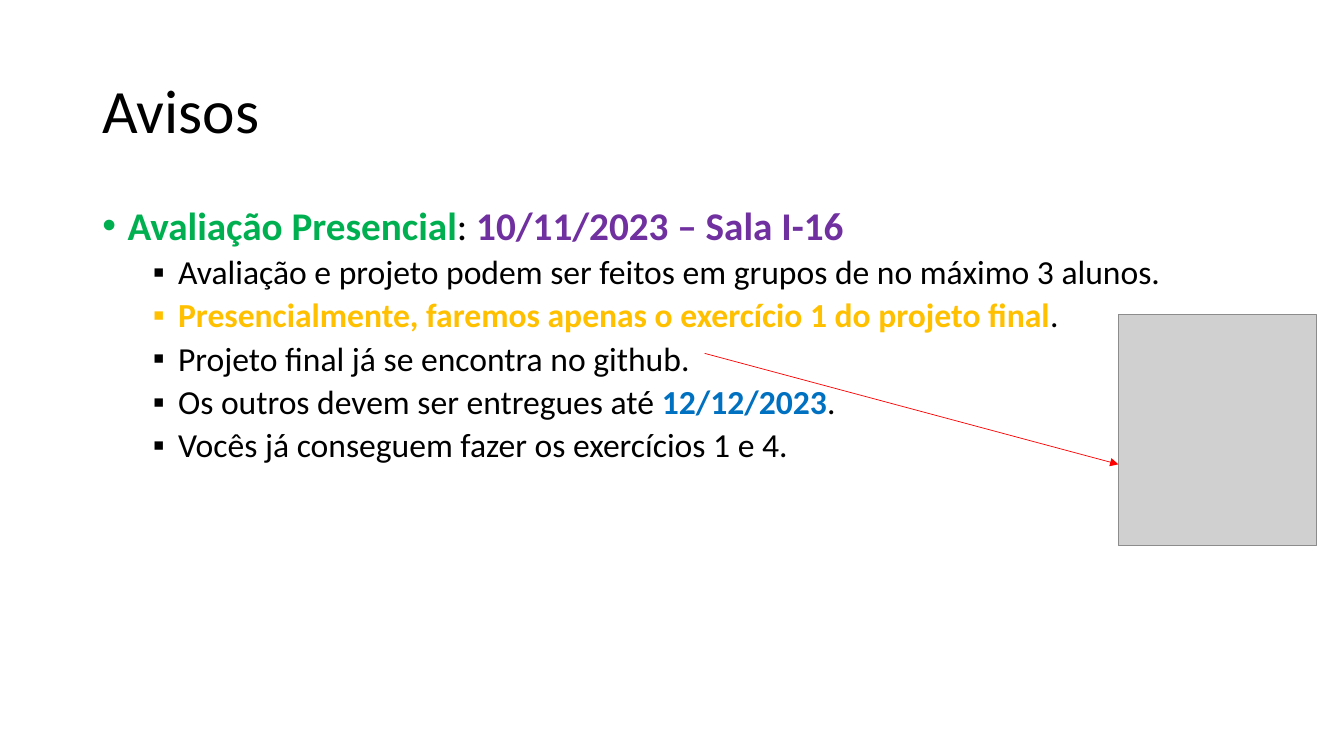
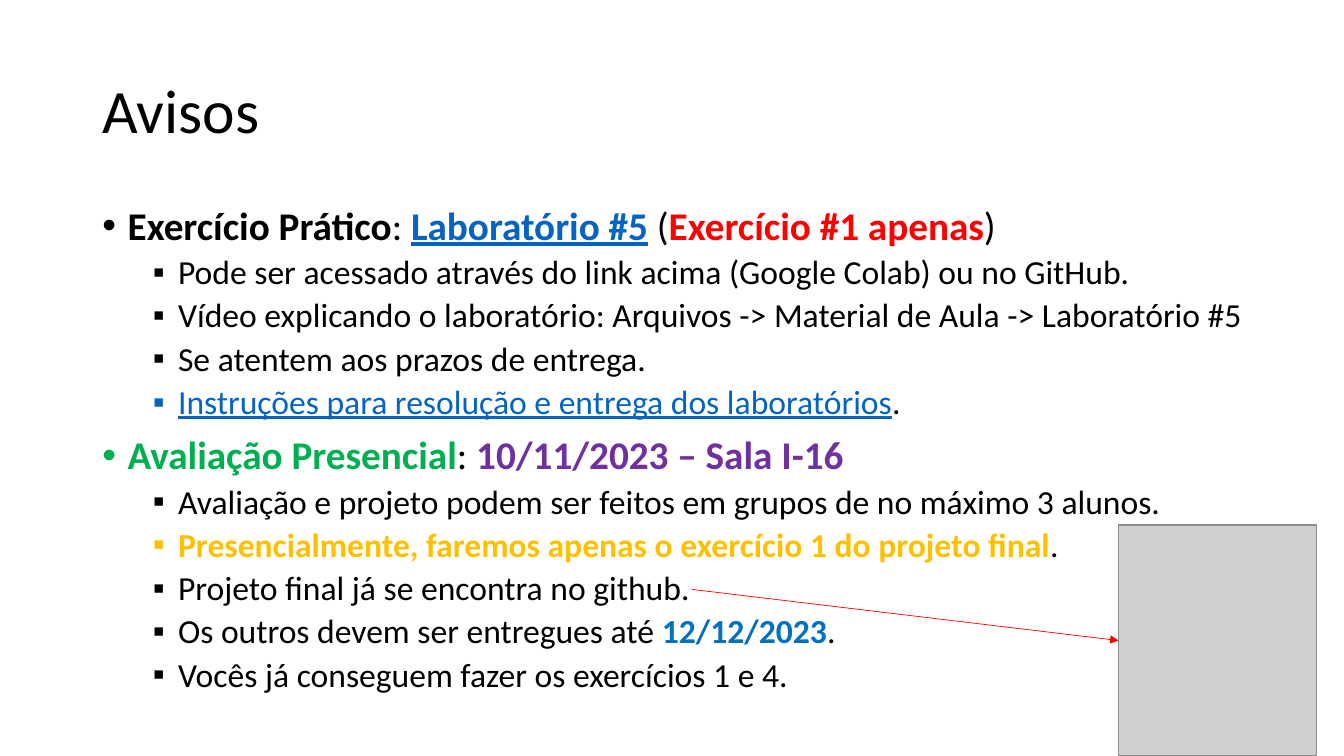
Before and after one commit to zz4fap/t319_aprendizado_de_maquina, a slide deck: slide 11 of slides/T319_Regressão_Linear (Parte IV).pptx. Drawn at 1344x756 pixels with LibreOffice and Linux fonts; fonts in the diff are those of the drawing; grey boxes stand for pictures. Boxes give left, top, right and bottom in pixels: in the first picture for what was removed or moved away, otherwise in the second. Text is boxed around its words. In the diff, an @@ line names an element or a change of style, - is before the commit and + after.

```diff
--- a/slides/T319_Regressão_Linear (Parte IV).pptx
+++ b/slides/T319_Regressão_Linear (Parte IV).pptx
@@ text at [128,211,1242,420]: paragraphs added @@
+• Exercício Prático: Laboratório #5 (Exercício #1 apenas)
+  ▪ Pode ser acessado através do link acima (Google Colab) ou no GitHub.
+  ▪ Vídeo explicando o laboratório: Arquivos -> Material de Aula -> Laboratório #5
+  ▪ Se atentem aos prazos de entrega.
+  ▪ Instruções para resolução e entrega dos laboratórios.
@@ picture: place and size @@
-picture at [1119,316,1318,546]
+picture at [1119,525,1318,756]
@@ arrow moved from (705, 354) - (1119, 465) to (692, 590) - (1119, 640) @@
```
Also in this commit, not shown: 1 other file.
